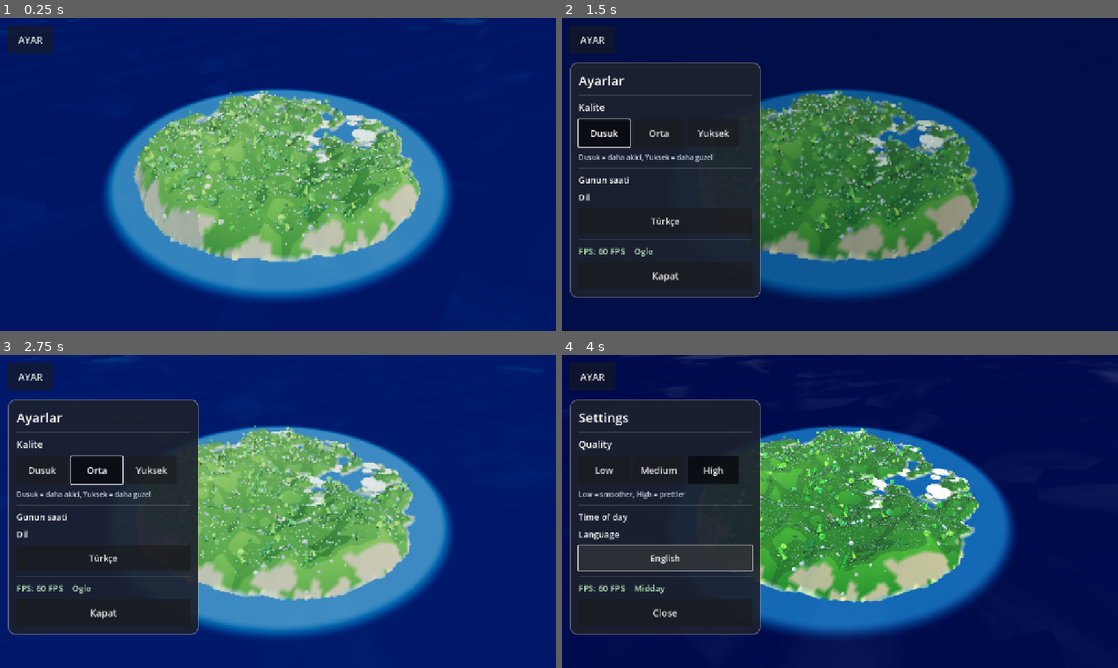
Above: before the commit, frames 1-4 (two rows, left to right).
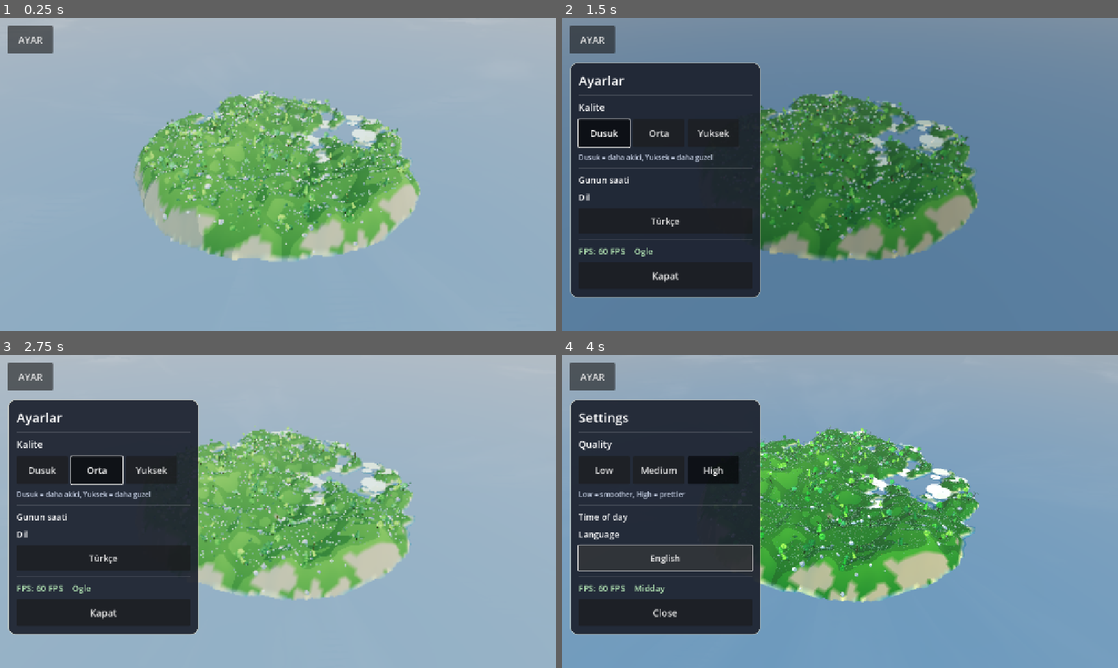
Above: after the commit, the same moments.

Repository: eraslan19j/game
Game: Godot game, scene res://scenes/world/world.tscn
Two runs of this game, one before a commit and one after it. Both use one fixed random seed, a clock stepped at 60 frames per second and the inputs below.
Inputs:
- Up to frame 1 (0.25 s): no input
- Up to frame 2 (1.5 s): click "AYAR" at 0.5 s; click "Dusuk" at 1.25 s
- Up to frame 3 (2.75 s): click "Orta" at 2 s
- Up to frame 4 (4 s): click "Yuksek" at 2.75 s; click "Türkçe" at 3.5 s

The runs differ from the first frame. In frame 1, 79% of the frame differs, in the area x 0-100%, y 0-100%; in frame 2, 58%; in frame 3, 58%; in frame 4, 58%.

Commit message:
GECICI tani: su macenta, kopuk sari
Co-authored-by: arena-agent <297053741+arena-agent@users.noreply.github.com>

Diff:
--- a/shaders/water.gdshader
+++ b/shaders/water.gdshader
@@ -5,7 +5,7 @@
 render_mode shadows_disabled, fog_disabled;
 
 uniform vec4 shallow_color : source_color = vec4(0.05, 0.22, 0.36, 1.0);
-uniform vec4 deep_color : source_color = vec4(0.05, 0.20, 0.34, 1.0);
+uniform vec4 deep_color : source_color = vec4(1.0, 0.0, 1.0, 1.0);  # GECICI TANI
 uniform vec4 foam_color : source_color = vec4(0.92, 0.99, 0.99, 1.0);
 uniform vec4 shore_color : source_color = vec4(0.72, 0.93, 0.90, 1.0);
 uniform float wave_speed = 1.0;
@@ -54,7 +54,7 @@
 
 	// Kiyi hattinda ince kopuk cizgisi.
 	float foam = 1.0 - smoothstep(70.0, 76.0, island_dist);
-	col = mix(col, foam_color.rgb, foam * 0.35);
+	col = mix(col, vec3(1.0, 1.0, 0.0), foam * 0.35);  # GECICI TANI: kopuk sari
 
 	ALBEDO = col;
 	// Su tamamen mat: gunesin su uzerindeki parlak yansimasi (adanin
